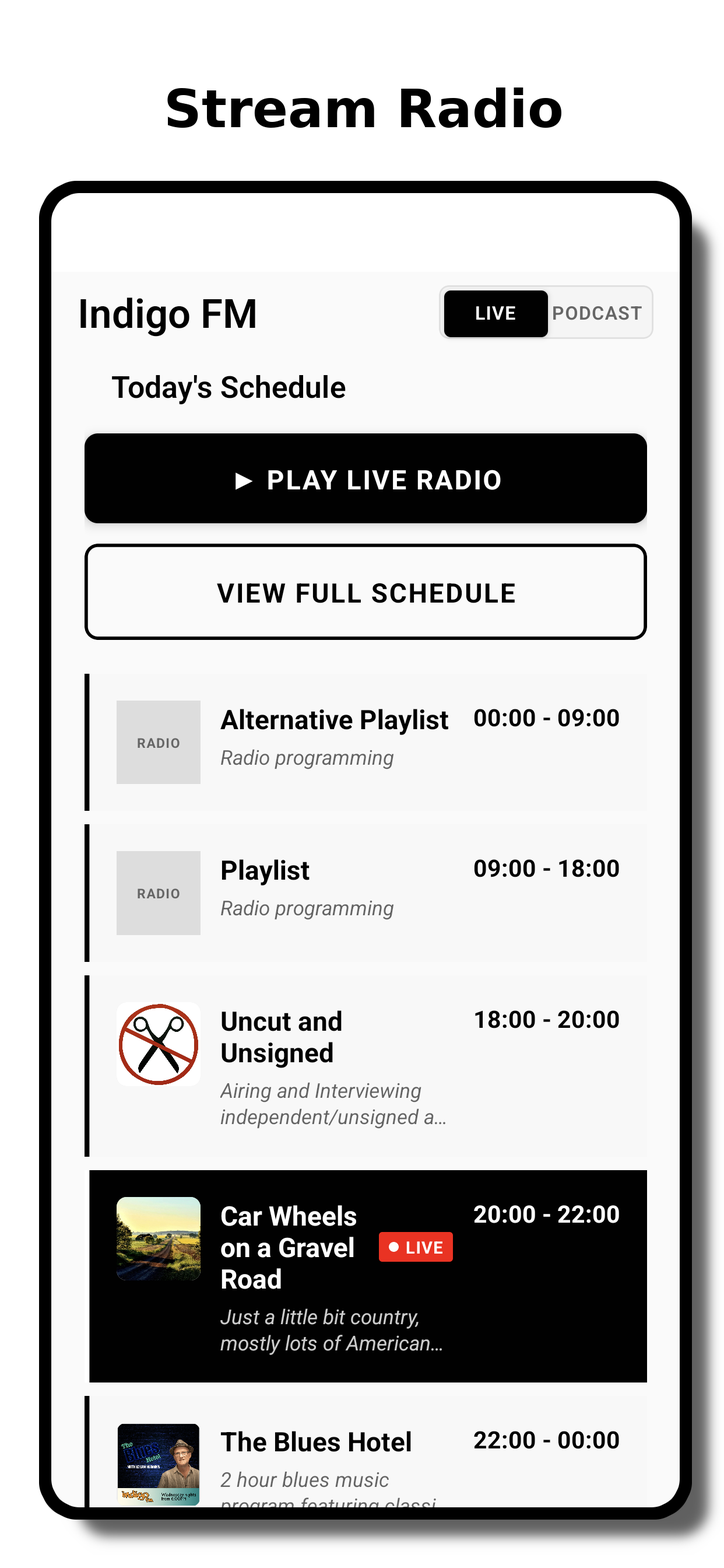
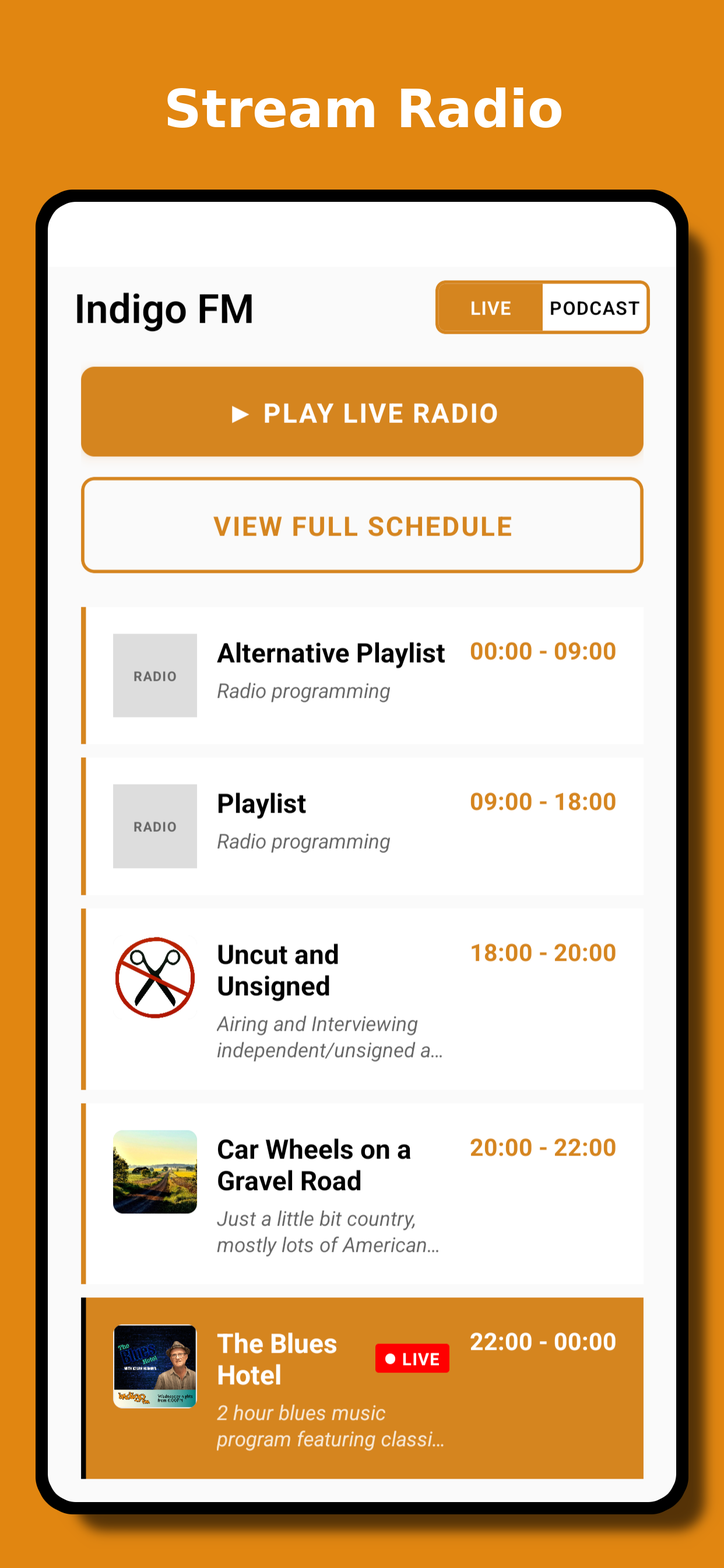
Layered file, before and after one edit (724 × 1568). Changes by layer:
added layer "border #1" above "Screenshot_20250912-232439.png" over <box>35,189,689,1515</box>
added layer "Screenshot_20250912-232439.png" above "Stream Radio" over <box>47,201,724,1550</box>
painted on "Stream Radio" over <box>167,87,562,128</box>
removed layer "border" over <box>39,180,693,1520</box>
removed layer "live-radio.png" over <box>50,192,724,1555</box>
renamed "border #1" to "background", painted on it over <box>0,0,724,1568</box>
